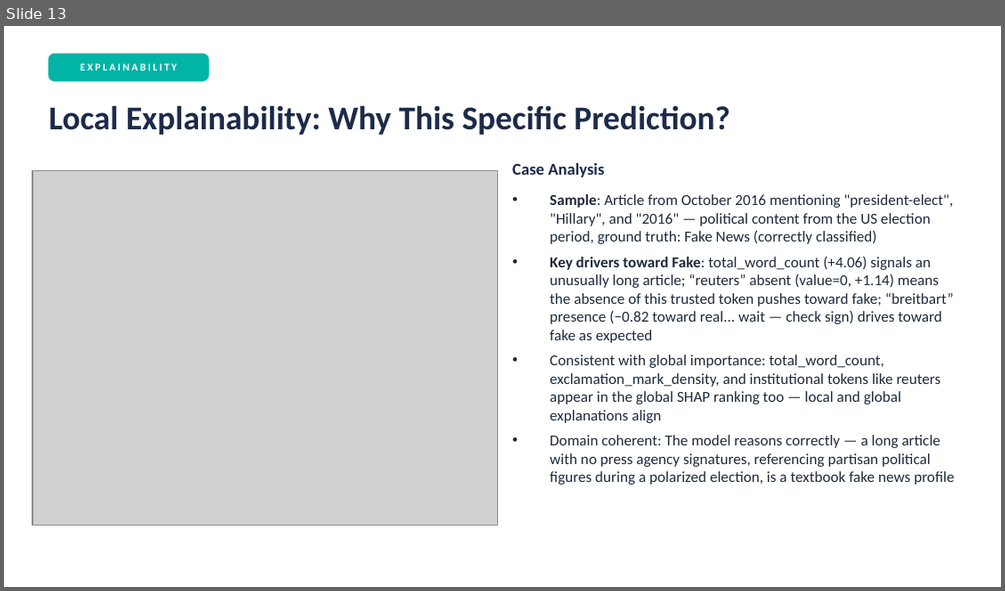
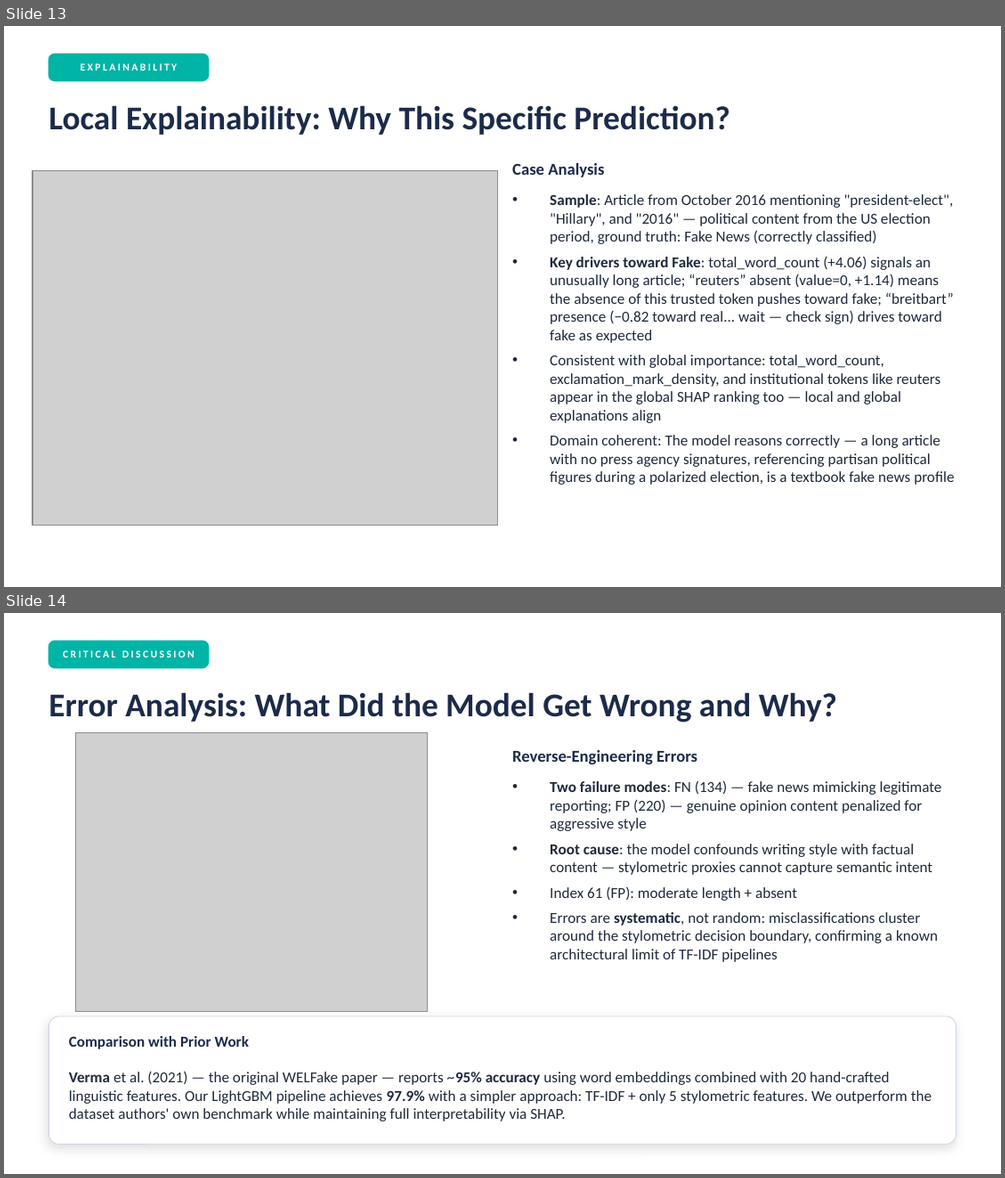
Before and after one commit to jackomazi/data-mining-and-machine-learning-project, a slide deck: project_presentation_template.pptx. Shown one above the other, each under a label of ours: slide 13 before the commit, slides 13 and 14 after it. The pictures are 1005x591 and 1005x1178 pixels, drawn with LibreOffice and Linux fonts; fonts in the diff are those of the drawing; grey boxes stand for pictures. Boxes give left, top, right and bottom in pixels: in the first picture for what was removed or moved away, otherwise in the second. Text is boxed around its words. In the diff, an @@ line names an element or a change of style, - is before the commit and + after.

```diff
--- a/project_presentation_template.pptx
+++ b/project_presentation_template.pptx
@@ slide 14 added at [4,613,1001,1174], background #FFFFFF @@
@@ rounded rectangle added at [48,641,209,668], fill #00B4A6, outline #00B4A6 1 pt @@
@@ text added at [63,650,194,657], 7.5 pt, text #FFFFFF, bold @@
+CRITICAL DISCUSSION
@@ text added at [48,692,837,722], 24 pt, text #1C2B4A, bold @@
+Error Analysis: What Did the Model Get Wrong and Why?
@@ picture added at [76,732,428,1011] @@
@@ text added at [512,750,697,764], 12 pt, text #1C2B4A, bold @@
+Reverse-Engineering Errors
@@ text added at [550,780,942,962], 11 pt, text #1E293B @@
+• Two failure modes: FN (134) — fake news mimicking legitimate reporting; FP (220) — genuine opinion content penalized for aggressive style
+• Root cause: the model confounds writing style with factual content — stylometric proxies cannot capture semantic intent
+• Index 61 (FP): moderate length + absent
+• Errors are systematic, not random: misclassifications cluster around the stylometric decision boundary, confirming a known architectural limit of TF-IDF pipelines
@@ rounded rectangle added at [48,1017,956,1144], fill #FFFFFF, outline #CBD5E1 0.5 pt @@
@@ text added at [69,1036,249,1049], 11 pt, text #1C2B4A, bold @@
+Comparison with Prior Work
@@ text added at [69,1070,931,1121], 11 pt, text #1E293B @@
+Verma et al. (2021) — the original WELFake paper — reports ~95% accuracy using word embeddings combined with 20 hand-crafted linguistic features. Our LightGBM pipeline achieves 97.9% with a simpler approach: TF-IDF + only 5 stylometric features. We outperform the dataset authors' own benchmark while maintaining full interpretability via SHAP.
```
Also in this commit, not shown: 2 slides changed, 2 other slides added, 3 slides removed, 3 other files.
